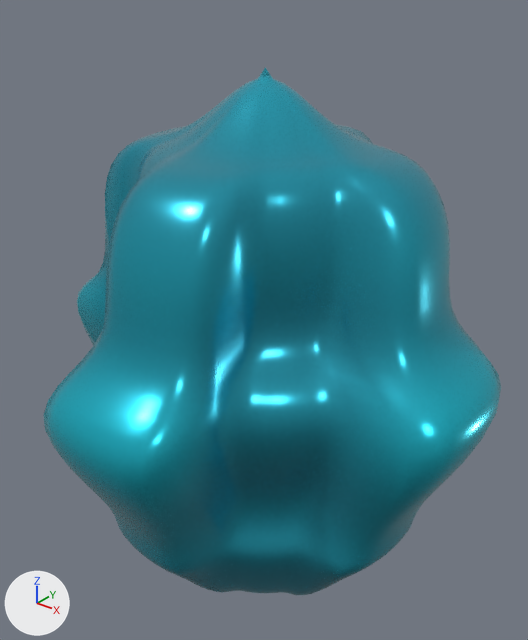
Renders of the glTF model Assets/Resources/Models3D/cf_06_galactic_explorer.glb from each side of a commit.
Before and after are seen from a 50 mm camera at (1.37, -1.718, 1.203) aimed at (-0.037, 0.04, 0.113). Every picture has the same lights, and +X, +Y and +Z are marked at lower left. The older version comes first.

Names of what the first picture shows: 'Hi3D_cf_06_galactic_explorer_WatertightNode'.
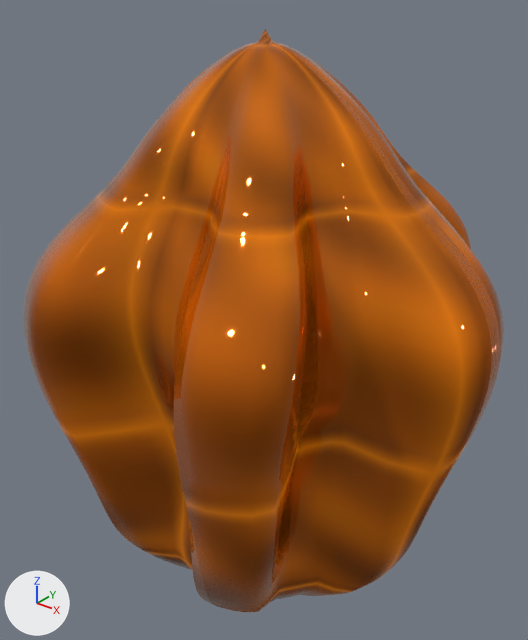
What changed in the scene script:
```text
Add img_cf_06_galactic_explorer_normal:
    img_cf_06_galactic_explorer_normal = load_image('cf_06_galactic_explorer_Normal', '_unpacked/cf_06_galactic_explorer_Normal', 64, 64, 'Non-Color')
Add img_cf_06_galactic_explorer_metallicroughness:
    img_cf_06_galactic_explorer_metallicroughness = load_image('cf_06_galactic_explorer_MetallicRoughness', '_unpacked/cf_06_galactic_explorer_MetallicRoughness', 64, 64, 'Non-Color')
Add img_cf_06_galactic_explorer_basecolor:
    img_cf_06_galactic_explorer_basecolor = load_image('cf_06_galactic_explorer_BaseColor', '_unpacked/cf_06_galactic_explorer_BaseColor', 64, 64, 'sRGB')
Add img_cf_06_galactic_explorer_emissive:
    img_cf_06_galactic_explorer_emissive = load_image('cf_06_galactic_explorer_Emissive', '_unpacked/cf_06_galactic_explorer_Emissive', 64, 64, 'sRGB')
Add mat_cardcraft_cf_06_galactic_explorer_pbrdelighted:
    mat_cardcraft_cf_06_galactic_explorer_pbrdelighted = bpy.data.materials.new('CardCraft_cf_06_galactic_explorer_PBRDelighted')
    # colours: yellow #cbab53, yellow #fedc74, mixed with the vertex colours
    # uses the picture img_cf_06_galactic_explorer_basecolor
    # uses the picture img_cf_06_galactic_explorer_emissive
    # uses the picture img_cf_06_galactic_explorer_metallicroughness
    # uses the picture img_cf_06_galactic_explorer_normal
Change me_hi3d_cf_06_galactic_explorer_manifoldmesh:
    used by ob_hi3d_cf_06_galactic_explorer_watertightnode; location = (0.0, 0.0, 0.0)
    remove me_hi3d_cf_06_galactic_explorer_manifoldmesh.from_pydata(...)  # 4034 vertices, 8064 faces; spans x -0.78..0.78, y -0.79..0.79, z -0.86..0.94
    remove me_hi3d_cf_06_galactic_explorer_manifoldmesh.materials.append(mat_hi3d_cf_06_galactic_explorer_pbrdelighted)
    add me_hi3d_cf_06_galactic_explorer_manifoldmesh.from_pydata(...)  # 4034 vertices, 8064 faces; spans x -0.78..0.78, y -0.7..0.7, z -1.04..1.04
    me_hi3d_cf_06_galactic_explorer_manifoldmesh part 1: 4034 of 4034 vertices moved; they spanned x -0.78..0.78, y -0.79..0.79, z -0.86..0.94 and now span x -0.78..0.78, y -0.7..0.7, z -1.04..1.04; mean shift (0.0, 0.0, 0.0)
    me_hi3d_cf_06_galactic_explorer_manifoldmesh part 2: 8064 faces centred in x -0.78..0.78, y -0.78..0.78, z -0.86..0.92 are repainted in the vertex colours; the middle colour goes from cyan #77cbda to beige #eec695
    add me_hi3d_cf_06_galactic_explorer_manifoldmesh.materials.append(mat_cardcraft_cf_06_galactic_explorer_pbrdelighted)
```

Location of each change, (x1, y1, x2, y2) in pixels of the pictures (528 x 640 px; the box of a moved part takes in the faces that stretch with it):
'Hi3D_cf_06_galactic_explorer_WatertightNode', recoloured, reshaped (10% taller)
    before: (43, 67, 501, 595)
    after: (24, 29, 504, 612)
part 1 of me_hi3d_cf_06_galactic_explorer_manifoldmesh, moved or reshaped
    before: (43, 67, 501, 595)
    after: (24, 29, 504, 612)
part 2 of me_hi3d_cf_06_galactic_explorer_manifoldmesh, recoloured
    before: (43, 67, 501, 595)
    after: (24, 29, 504, 612)
